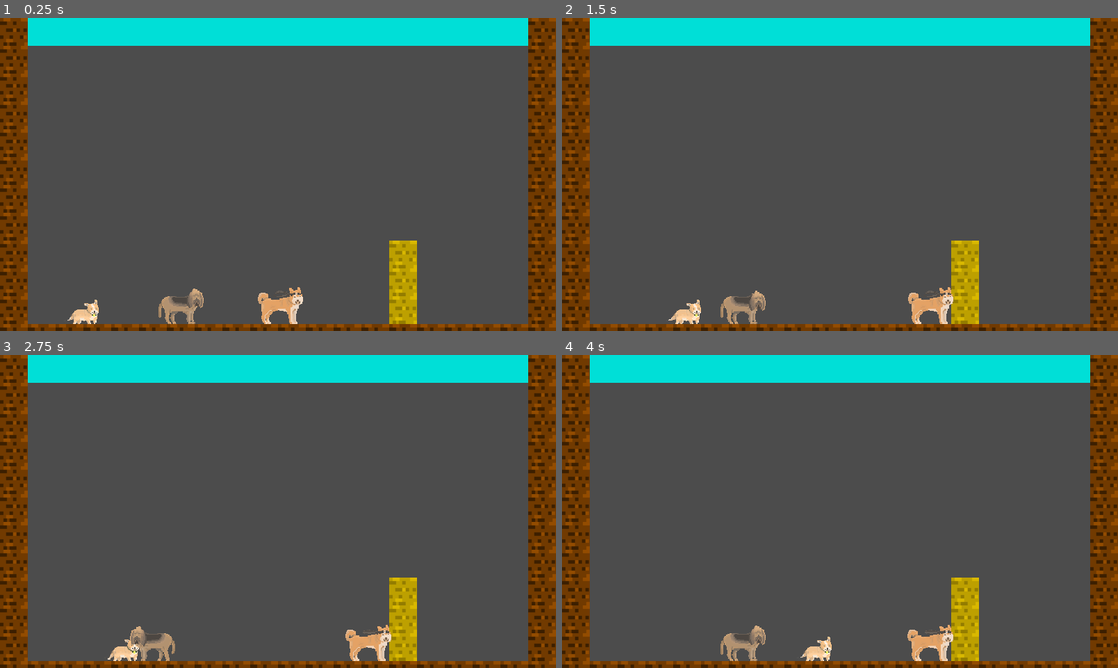
Above: before the commit, frames 1-4 (two rows, left to right).
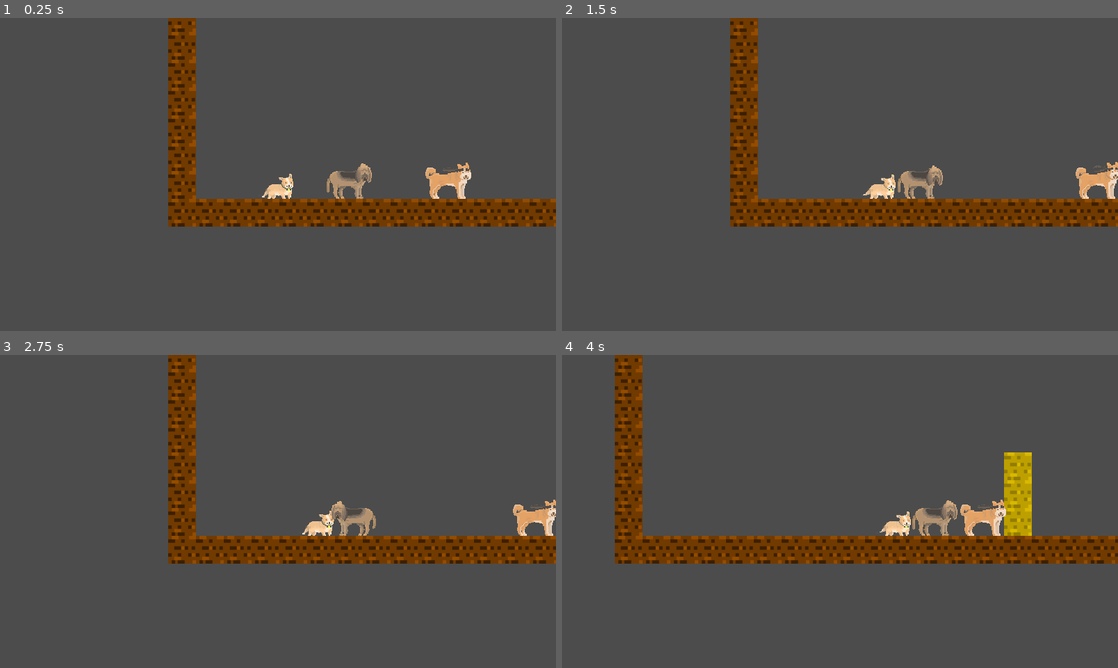
Above: after the commit, the same moments.

Repository: doge-io/temmie
Game: Godot game, scene res://levels/Level1.tscn
Two runs of this game, one before a commit and one after it. Both use one fixed random seed, a clock stepped at 60 frames per second and the inputs below.
Inputs:
- Up to frame 1 (0.25 s): no input
- Up to frame 2 (1.5 s): hold Right (ui_right) from 0.53 s (still down); tap Space (ui_select) at 0.77 s
- Up to frame 3 (2.75 s): tap Space (ui_select) at 1.52 s; release Right (ui_right) at 2.03 s; hold Left (ui_left) from 2.03 s (still down)
- Up to frame 4 (4 s): release Left (ui_left) at 2.78 s; hold Right (ui_right) from 2.78 s (still down); tap Space (ui_select) at 3.02, 3.77 s

The runs differ from the first frame. In frame 1, 32% of the frame differs, in the area x 0-100%, y 0-100%; in frame 2, 31%; in frame 3, 31%; in frame 4, 35%.

Commit message:
Added Corgi falling animation

Diff:
--- a/game/characters/Corgi.gd
+++ b/game/characters/Corgi.gd
@@ -11,16 +11,18 @@
 const GRAVITY = 8
 const SPEED = 200
 const JUMP_HEIGHT = 200
+onready var ray = get_node("Ray")
 func _ready():
 	pass
 
 func _physics_process(delta):
+	motion = move_and_slide(motion, UP)
 	motion.y += GRAVITY
 
-	if motion.x != 0:
-		$AnimatedSprite.play("Walk")
+	if ray.is_colliding():
+		$AnimatedSprite.play("Idle" if motion.x == 0 else "Walk")
 	else:
-		$AnimatedSprite.play("Idle")
+		$AnimatedSprite.play("Fall")
 
 	if active:
 		if Input.is_action_pressed("ui_right"):
@@ -35,7 +37,6 @@
 		if is_on_floor():
 			if Input.is_action_just_pressed("ui_up"):
 				motion.y = -JUMP_HEIGHT
+
 	else:
 		motion.x = 0
-
-	motion = move_and_slide(motion, UP)
--- a/game/characters/Corgi.tscn
+++ b/game/characters/Corgi.tscn
@@ -11,6 +11,12 @@
 [ext_resource path="res://animations/corgi_idle0007.png" type="Texture" id=9]
 [ext_resource path="res://animations/corgi_walk0000.png" type="Texture" id=10]
 [ext_resource path="res://animations/corgi_walk0001.png" type="Texture" id=11]
+[ext_resource path="res://animations/corgi_falling0000.png" type="Texture" id=12]
+[ext_resource path="res://animations/corgi_falling0001.png" type="Texture" id=13]
+[ext_resource path="res://animations/corgi_falling0002.png" type="Texture" id=14]
+[ext_resource path="res://animations/corgi_falling0003.png" type="Texture" id=15]
+[ext_resource path="res://animations/corgi_falling0004.png" type="Texture" id=16]
+[ext_resource path="res://animations/corgi_falling0005.png" type="Texture" id=17]
 
 [sub_resource type="SpriteFrames" id=1]
 
@@ -24,33 +30,78 @@
 "loop": true,
 "name": "Walk",
 "speed": 8.0
+}, {
+"frames": [ ExtResource( 12 ), ExtResource( 13 ), ExtResource( 14 ), ExtResource( 15 ), ExtResource( 16 ), ExtResource( 17 ) ],
+"loop": true,
+"name": "Fall",
+"speed": 12.0
 } ]
+_sections_unfolded = [ "Resource" ]
+
+[sub_resource type="RectangleShape2D" id=2]
+
+custom_solver_bias = 0.0
+extents = Vector2( 16.7153, 8.7009 )
 
 [node name="Corgi" type="KinematicBody2D" index="0"]
 
-position = Vector2( 96, 320 )
+position = Vector2( 126.419, 323.779 )
 input_pickable = false
 collision_layer = 1
 collision_mask = 1
 collision/safe_margin = 0.08
 script = ExtResource( 1 )
 _sections_unfolded = [ "Collision", "Pickable", "collision" ]
-__meta__ = {
-"_edit_group_": true
-}
 
 [node name="AnimatedSprite" type="AnimatedSprite" parent="." index="0"]
 
 position = Vector2( -32, -32 )
 frames = SubResource( 1 )
 animation = "Idle"
-frame = 5
+frame = 6
 playing = true
 centered = false
 offset = Vector2( 0, 15 )
+__meta__ = {
+"_edit_lock_": true
+}
 
-[node name="CollisionPolygon2D" type="CollisionPolygon2D" parent="." index="1"]
+[node name="Camera2D" type="Camera2D" parent="." index="1"]
 
-build_mode = 0
-polygon = PoolVector2Array( 18, 32, 18, 14, -22, 14, -22, 32 )
-one_way_collision = true
+anchor_mode = 1
+rotating = true
+current = true
+zoom = Vector2( 1, 1 )
+limit_left = -10000000
+limit_top = -10000000
+limit_right = 10000000
+limit_bottom = 10000000
+limit_smoothed = false
+drag_margin_h_enabled = true
+drag_margin_v_enabled = true
+smoothing_enabled = false
+smoothing_speed = 5.0
+offset_v = 0.0
+offset_h = 0.0
+drag_margin_left = 0.2
+drag_margin_top = 0.2
+drag_margin_right = 0.2
+drag_margin_bottom = 0.2
+editor_draw_screen = true
+editor_draw_limits = false
+editor_draw_drag_margin = false
+__meta__ = {
+"_edit_lock_": true
+}
+
+[node name="Ray" type="RayCast2D" parent="." index="2"]
+
+enabled = true
+exclude_parent = true
+cast_to = Vector2( 0, 35 )
+collision_mask = 1
+
+[node name="CollisionShape2D" type="CollisionShape2D" parent="." index="3"]
+
+position = Vector2( 2.13595, 23.4955 )
+shape = SubResource( 2 )
--- a/game/characters/Shiba.tscn
+++ b/game/characters/Shiba.tscn
@@ -69,7 +69,7 @@
 [node name="AnimatedSprite" type="AnimatedSprite" parent="." index="1"]
 
 frames = SubResource( 2 )
-animation = "Walk"
-frame = 2
+animation = "Idle"
+frame = 9
 playing = true
 _sections_unfolded = [ "Material", "Visibility" ]
--- /dev/null
+++ b/game/levels/Level3.tscn
@@ -0,0 +1,3 @@
+[gd_scene format=2]
+
+[node name="Node" type="Node"]
Binary file removed: game/animations/corgi-falling0000.png
Binary file removed: game/animations/corgi-falling0001.png
Binary file removed: game/animations/corgi-falling0002.png
Binary file removed: game/animations/corgi-falling0003.png
Binary file removed: game/animations/corgi-falling0004.png
Binary file removed: game/animations/corgi-falling0005.png
Binary file added: game/animations/corgi_falling0000.png
Not shown, changed: game/animations/corgi_falling0000.png.import
Binary file added: game/animations/corgi_falling0001.png
Not shown, changed: game/animations/corgi_falling0001.png.import
Binary file added: game/animations/corgi_falling0002.png
Not shown, changed: game/animations/corgi_falling0002.png.import
(and 7 more such lines)
